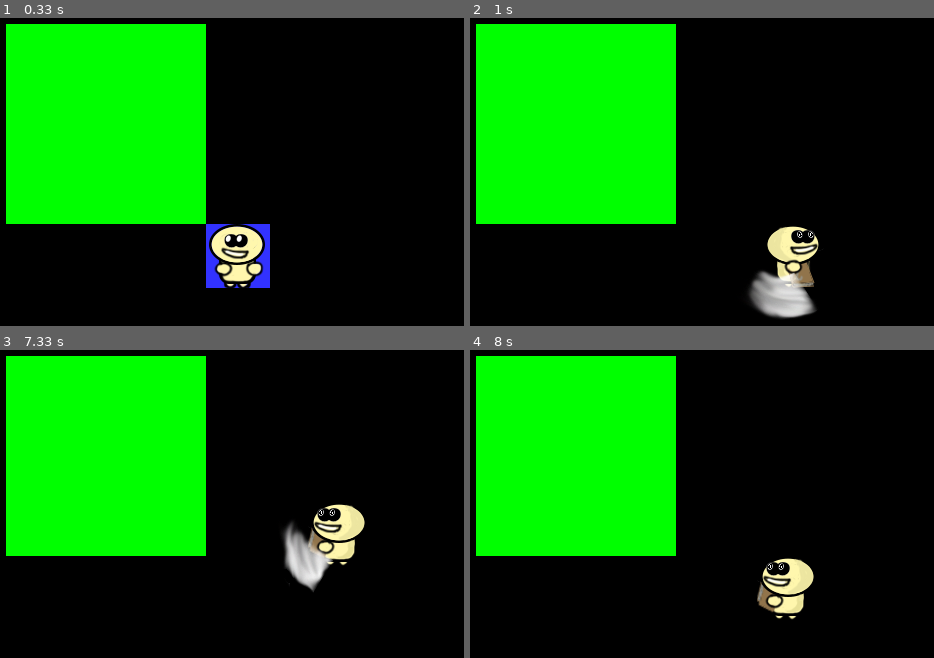
Above: before the commit, frames 1-4 (two rows, left to right).
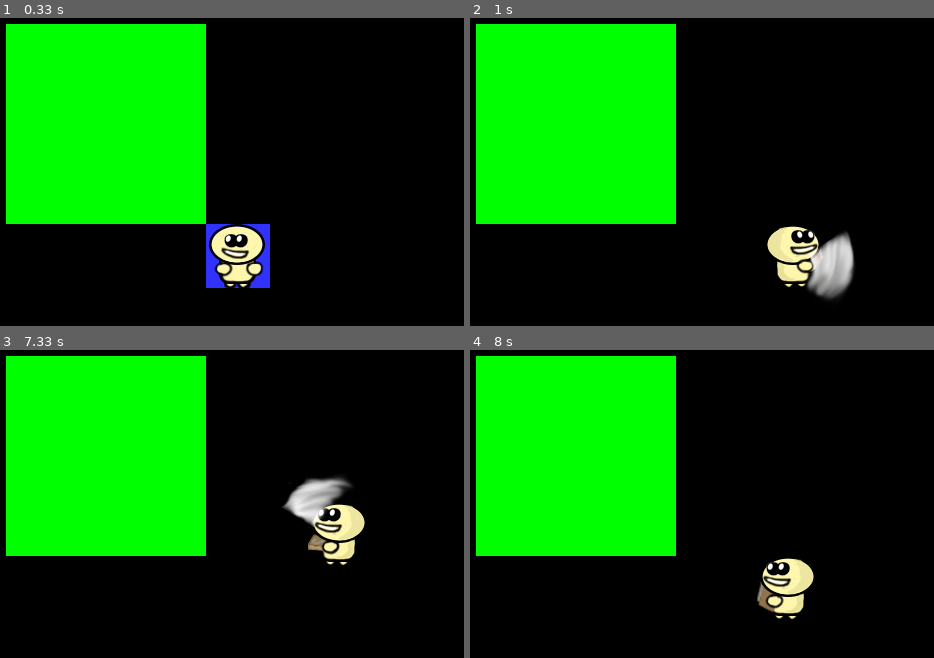
Above: after the commit, the same moments.

Repository: taurheim/Eng-Life
Game: pygame game, started from joe-niko-2013/main.py
Same seed, same stepped clock (60 frames per second), same inputs: the game is played once before the commit and once after it. The source is Python 2; it was converted automatically to run under Python 3.
Inputs (mouse positions are in pixels of both pictures, inside the frame that each line leads up to):
- Up to frame 1 (0.33 s): no input
- Up to frame 2 (1 s): hold Right 0.33-0.8 s; press the mouse at (586, 230) at 0.87 s; move the mouse to (720, 292) at 0.97 s
- Up to frame 3 (7.33 s): release the mouse at (outside the picture) at 1.1 s; hold Up 1.17-1.47 s; hold Right 1.5-1.97 s; hold Left 2-2.53 s; hold Down 2.57-2.87 s; hold Left 2.9-3.3 s; hold Up 3.33-3.7 s; hold Right 3.73-4.37 s; hold Down 4.4-4.77 s; hold Left 4.8-5.27 s; hold Right 5.3-5.77 s; hold Up 5.8-6.1 s; hold Right 6.13-6.6 s; hold Left 6.63-7.17 s; press the mouse at (116, 562) at 7.23 s
- Up to frame 4 (8 s): move the mouse to (562, 500) at 7.33 s; release the mouse at (544, 439) at 7.47 s; hold Down 7.53-7.83 s; hold Left from 7.87 s (still down)

Frame 1 is identical in both runs. In frame 2, 3.6% of the frame differs, in the area x 59-83%, y 69-98%; in frame 3, 2.9%; in frame 4, less than 0.1%.

Commit message:
Holy Fucking Shit updated code v2

Diff:
--- a/joe-niko-2013/main.py
+++ b/joe-niko-2013/main.py
@@ -1,63 +1,58 @@
 '''
 @author Joe Crozier & Niko Savas
 '''
-import pygame
-import player,projectile,physics,gfx
-
-pygame.init()
-#import shit
+#Import PyGame & initialize it
+import pygame,player,projectile,physics,gfx
+tick_timer = pygame.time.Clock() #This timer will cap fps and tick once every ~16ms (60fps)
 
 #GAME SETTINGS
-WINDOW_WIDTH = 800
-WINDOW_HEIGHT = 600
-pressed_down = False
-pressed_up = False
-pressed_left = False
-pressed_right = False
+class GAME_SETTINGS:
+    WINDOW_HEIGHT = 600
+    WINDOW_WIDTH = 800
+    GAME_SPEED = 60 # FPS
+
+class Main: ## __init__, game_loop
 
 
-tick_timer = pygame.time.Clock() #This timer will cap fps and tick once every ~16ms (60fps)
-
-# Init function:
-
-class Main:
+    # Initialize Game
     def __init__(self):
         pygame.init() #Initialize PyGame
 
+        self.screen = pygame.display.set_mode((GAME_SETTINGS.WINDOW_WIDTH,GAME_SETTINGS.WINDOW_HEIGHT)) #Initialize Screen
 
-
-        self.screen = pygame.display.set_mode((WINDOW_WIDTH,WINDOW_HEIGHT))
-
-        self.background = pygame.Surface(self.screen.get_size())
+        self.background = pygame.Surface(self.screen.get_size()) #Set Background
         self.background = self.background.convert()
         self.background.fill((0,0,0))
 
         self.Physics = physics.Physics(self.background) #Initialize physics engine
 
+
+        #### TEST CODE ####
         self.obstacle = pygame.Surface((200,200)) #Random green obstacle for testing
         self.obstacle = self.obstacle.convert()
         self.obstacle.fill((0, 255, 0))
         self.screen.blit(self.background, (0,0))
         self.background.blit(self.obstacle, (100,100))
-
         self.Physics.addBody(pygame.Rect(100,100,200,150))
+        ####/TEST CODE ####
 
 
+        self.guy = player.Player(300,300) #Create Player object
 
+        #Sprite Lists
+        self.all_sprites = pygame.sprite.RenderPlain(self.guy) #Every Sprite goes here
+        self.projectiles = pygame.sprite.Group() #Projectiles
+        self.solids = pygame.sprite.Group() #Solids
 
-        self.guy = player.Player(300,300)
-        self.sprites = pygame.sprite.RenderPlain(self.guy)
+        #inputs
         self.pressed_down = False
         self.pressed_up = False
         self.pressed_left = False
         self.pressed_right = False
-        self.pressed_mouse1 = False
+        self.pressed_leftmouse = False
 
 
     # Main loop:
-    ## Check if the game is still running, otherwise close game
-    ## Tick clock
-    ## Check for user inputs
     def game_loop(self):
         self.running = True #If running is true, the game will play
         self.framecount = 0 #how many frames have elapsed (resets every second)
@@ -68,7 +63,7 @@
             tick_timer.tick(60) #tick
             self.framecount+=1 #Count frames
             self.screen.blit(self.background, (0, 0)) #Draw background
-            self.sprites.draw(self.screen)            #Draw sprites
+            self.all_sprites.draw(self.screen)            #Draw sprites
             pygame.display.flip()                     #Make it happen
 
             #Check for inputs
@@ -77,109 +72,92 @@
                     self.running = False #Quit Game
                     pygame.quit()
                     return False
-                elif event.type == pygame.KEYDOWN:          # check for key presses
+                elif event.type == pygame.KEYDOWN:  # check for key presses
                     if event.key == pygame.K_LEFT:        # left arrow turns left
                         self.pressed_left = True
                     elif event.key == pygame.K_RIGHT:     # right arrow turns right
                         self.pressed_right = True
                     elif event.key == pygame.K_UP:        # up arrow goes up
                         self.pressed_up = True
-                    elif event.key == pygame.K_DOWN:     # down arrow goes down
+                    elif event.key == pygame.K_DOWN:      # down arrow goes down
                         self.pressed_down = True
 
-                elif event.type == pygame.KEYUP:            # check for key releases
+                elif event.type == pygame.KEYUP:    # check for key releases
                     if event.key == pygame.K_LEFT:        # left arrow turns left
                         self.pressed_left = False
                     elif event.key == pygame.K_RIGHT:     # right arrow turns right
                         self.pressed_right = False
                     elif event.key == pygame.K_UP:        # up arrow goes up
                         self.pressed_up = False
-                    elif event.key == pygame.K_DOWN:     # down arrow goes down
+                    elif event.key == pygame.K_DOWN:      # down arrow goes down
                         self.pressed_down = False
 
-                elif event.type == pygame.MOUSEBUTTONDOWN:
-                    try: #If a swish animation is already running, kill it (so we dont have a bajillion swishes running at once)
-                        self.swish.kill()
-                    except:
-                        pass
+                elif event.type == pygame.MOUSEBUTTONDOWN and event.button==1: #Click
+                    self.pressed_leftmouse = True
+                elif event.type == pygame.MOUSEBUTTONUP:
+                    self.pressed_leftmouse = False
 
-                    self.pressed_mouse1 = True
+            ###########################################
+            ### DIRECTIONS                          ###
+            ### 1: down        _       _            ###
+            ### 2: left       |   / \   |           ###
+            ### 3: right        7  4  8             ###
+            ### 4: up        <  2     3  >          ###
+            ### 5: downleft     5  1  6             ###
+            ### 6: downright  |_  \ /  _|           ###
+            ### 7: upleft                           ###
+            ### 8: upright                          ###
+            ###########################################
 
-                    self.swish = player.Swish(self.guy.rect.topleft[0]-32,self.guy.rect.topleft[1]-32)
-                    self.sprites.add(pygame.sprite.RenderPlain(self.swish))
+            #Change player's direction based on input
+            self.guy.moving = True #Assume guy is going to be moving
+            if self.pressed_down and not self.pressed_up:
+                if self.pressed_left: self.guy.setDir('downleft')
+                elif self.pressed_right: self.guy.setDir('downright')
+                else: self.guy.setDir('down')
+            elif self.pressed_up and not self.pressed_down:
+                if self.pressed_left: self.guy.setDir('upleft')
+                elif self.pressed_right: self.guy.setDir('upright')
+                else: self.guy.setDir('up')
+            elif self.pressed_left:
+                self.guy.setDir('left')
+            elif self.pressed_right:
+                self.guy.setDir('right')
+            else:
+                self.guy.moving = False #Guy is not moving
 
 
-                elif event.type == pygame.MOUSEBUTTONUP:
-                    self.pressed_mouse1 = False
+            #Make player attack(), make a swish animation
+            if self.pressed_leftmouse and not self.guy.attacking:
+                self.guy.attack()
+                self.swish = player.Swish(self.guy.rect.topleft[0]-32,self.guy.rect.topleft[1]-32)
+                self.all_sprites.add(pygame.sprite.RenderPlain(self.swish))
 
-
-            #Animate based on current facing direction
-            #Projectile Code
-            #new_projectile = projectile.Projectile(self.guy.rect.center,pygame.mouse.get_pos(),1)
-            #self.sprites.add(pygame.sprite.RenderPlain(new_projectile))
-
-
-            #Now, make the guy move based on the values of pressed_*
-            if(self.pressed_mouse1):
-                if(self.guy.dir == 'down'): self.guy.currentAnimationType=1
-                if(self.guy.dir == 'left'): self.guy.currentAnimationType=2
-                if(self.guy.dir == 'right'): self.guy.currentAnimationType=3
-                if(self.guy.dir == 'up'): self.guy.currentAnimationType=4
-                if(self.guy.dir == 'downleft'): self.guy.currentAnimationType=5
-                if(self.guy.dir == 'downright'): self.guy.currentAnimationType=6
-                if(self.guy.dir == 'upleft'): self.guy.currentAnimationType=7
-                if(self.guy.dir == 'upright'): self.guy.currentAnimationType=8
-
-            if self.pressed_down and not(self.pressed_up):
-                if self.pressed_left and self.Physics.bodyCanMoveToLocation(self.guy, -3, 3):
-                    self.guy.didMove(-3,3)
-                    self.guy.changeSprite('downleft')
-                elif self.pressed_right and self.Physics.bodyCanMoveToLocation(self.guy, 3, 3):
-                    self.guy.didMove(3,3)
-                    self.guy.changeSprite('downright')
-                elif self.Physics.bodyCanMoveToLocation(self.guy, 0, 3):
-                    self.guy.didMove(0,3)
-                    self.guy.changeSprite('down')
-            elif self.pressed_up and not(self.pressed_down):
-                if self.pressed_left and self.Physics.bodyCanMoveToLocation(self.guy, -3, -3):
-                    self.guy.didMove(-3,-3)
-                    self.guy.changeSprite('upleft')
-                elif self.pressed_right and self.Physics.bodyCanMoveToLocation(self.guy, 3, -3):
-                    self.guy.didMove(3,-3)
-                    self.guy.changeSprite('upright')
-                elif self.Physics.bodyCanMoveToLocation(self.guy, 0, -3):
-                    self.guy.didMove(0,-3)
-                    self.guy.changeSprite('up')
-            elif self.pressed_left and self.Physics.bodyCanMoveToLocation(self.guy, -3, 0):
-                self.guy.didMove(-3,0)
-                self.guy.changeSprite('left')
-            elif self.pressed_right and self.Physics.bodyCanMoveToLocation(self.guy, 3, 0):
-                self.guy.didMove(3,0)
-                self.guy.changeSprite('right')
-
+            #If a swish exists, make sure it's direction matches the players direction
             try:
                 self.swish.dir = self.guy.dir
                 self.swish.rect.topleft = (self.guy.rect.topleft[0] -32,self.guy.rect.topleft[1] -32)
             except AttributeError as e:
                 pass
 
-            #if self.pressed_down and self.Physics.bodyCanMoveToLocation(self.guy, 0, 3):
-            #    self.guy.didMove(0,3)
-            #if self.pressed_up and self.Physics.bodyCanMoveToLocation(self.guy, 0, -3):
-            #    self.guy.didMove(0,-3)
-            #if self.pressed_left and self.Physics.bodyCanMoveToLocation(self.guy, -3, 0):
-            #    self.guy.didMove(-3,0)
-            #if self.pressed_right and self.Physics.bodyCanMoveToLocation(self.guy, 3, 0):
-            #    self.guy.didMove(3,0)
+            #Update movement of all sprites in the game
+            self.all_sprites.update()
 
-            #Update movement of all sprites in the game
-            self.sprites.update()
+            #Check for physics collisions with player
+            if self.guy.moving and self.Physics.bodyCanMoveToLocation(self.guy, self.guy.dx, self.guy.dy):
+                self.guy.didMove(self.guy.dx,self.guy.dy)
+                self.guy.dx,self.guy.dy = 0,0
+            elif self.guy.moving and self.Physics.bodyCanMoveToLocation(self.guy, 0, self.guy.dy):
+                self.guy.didMove(0,self.guy.dy)
+                self.guy.dx,self.guy.dy = 0,0
+            elif self.guy.moving and self.Physics.bodyCanMoveToLocation(self.guy,self.guy.dx,0):
+                self.guy.didMove(self.guy.dx,0)
+                self.guy.dx,self.guy.dy = 0,0
 
-            #self.guy.image,self.guy.rect = gfx.load_image('character2.png',-1)
+            #If something needs to be done every second, put it here
             if(self.framecount==60):
                 self.framecount=0
                 self.total_frames += 1
-               # print self.total_frames,"--",pygame.time.get_ticks()
 
 #Run the game loop
 MainObject = Main()
--- a/joe-niko-2013/player.py
+++ b/joe-niko-2013/player.py
@@ -1,7 +1,7 @@
 '''
 @author Joe Crozier & Niko Savas
 '''
-import os, pygame, gfx
+import os, pygame, gfx, physics
 
 class Swish(pygame.sprite.Sprite):
     def __init__(self, X, Y):
@@ -18,135 +18,101 @@
         self.image.convert()
     def update(self):
 
-        if(self.dir == 'down'):
-            self.currentAnimationType=1
-        if(self.dir == 'left'):
-            self.currentAnimationType=2
-        if(self.dir == 'right'):
-            self.currentAnimationType=3
-        if(self.dir == 'up'):
-            self.currentAnimationType=4
+        #Positioning required to make the swish look realistic
         if(self.dir == 'downleft'):
-            self.currentAnimationType=5
             self.rect.topleft = (self.rect.topleft[0]-16,self.rect.topleft[1]-16)
-        if(self.dir == 'downright'):
-            self.currentAnimationType=6
+        elif(self.dir == 'downright'):
             self.rect.topleft = (self.rect.topleft[0]-24,self.rect.topleft[1]-24)
-        if(self.dir == 'upleft'):
-            self.currentAnimationType=7
+        elif(self.dir == 'upleft'):
             self.rect.topleft = (self.rect.topleft[0]-16,self.rect.topleft[1]-16)
-        if(self.dir == 'upright'):
-            self.currentAnimationType=8
+        elif(self.dir == 'upright'):
             self.rect.topleft = (self.rect.topleft[0]-24,self.rect.topleft[1]-16)
 
-        self.currentAnimationFrame += 1
-        gfx.animate(self,self.currentAnimationType)
-        if(self.currentAnimationFrame == 12):
+        self.currentAnimationFrame += 1 #Animate the *next* frame
+        gfx.animate(self,self.dir)
+
+        if(self.currentAnimationFrame == 12): #After 12 frames, kill the animation
             self.kill()
         return
 
 class Player(pygame.sprite.Sprite):
     def __init__(self, X, Y):
 
+        self.attacking = False
         self.currentAnimationFrame = 0
         self.currentAnimationType = 0
+        self.moving = False
 
         self.dir = 'down'
+        self.dx = 0
+        self.dy = 0
 
         pygame.sprite.Sprite.__init__(self)
         self.image, self.rect = gfx.load_image('character3.png', -1)
-
-        #playerSurface = pygame.image.load('character2.png').convert()
-        self.Xpos = X
-        self.Ypos = Y
         self.rect = pygame.Rect(X,Y,64,64)
         return
     def didMove(self, x, y): #Amount that Player moved
+        self.rect.move_ip(x, y) #Moves the rect in place
+    def setDir(self,direction):
+        # 1. Set player's direction
+        # 2. Change player's image to match direction
+        self.dir = direction
 
-        self.rect.move_ip(x, y) #Moves the rect in place
-    def changeSprite(self, direction):
-        if direction == 'left':
-            fullname = os.path.join('sprites', 'player-melee-left/frame1.png')
-            self.image = pygame.image.load(fullname)
-            self.image.convert()
-            self.image.set_colorkey(self.image.get_at((1,1)))
-        if direction == 'right':
-            fullname = os.path.join('sprites', 'player-melee-left/frame8.png')
-            self.image = pygame.image.load(fullname)
-            self.image.convert()
-            self.image = pygame.transform.flip(self.image,True,False)
-            self.image.set_colorkey(self.image.get_at((1,1)))
-        if direction == 'up':
-            fullname = os.path.join('sprites', 'player-melee-up/frame1.png')
-            self.image = pygame.image.load(fullname)
-            self.image.convert()
-            self.image.set_colorkey(self.image.get_at((1,1)))
-        if direction == 'down':
-            fullname = os.path.join('sprites', 'player-melee-down/frame1.png')
-            self.image = pygame.image.load(fullname)
-            self.image.convert()
-            self.image.set_colorkey(self.image.get_at((1,1)))
-        if direction == 'downleft':
-            fullname = os.path.join('sprites', 'player-melee-downleft/frame1.png')
-            self.image = pygame.image.load(fullname)
-            self.image.convert()
-            self.image.set_colorkey(self.image.get_at((1,1)))
-        if direction == 'downright':
-            fullname = os.path.join('sprites', 'player-melee-downleft/frame8.png')
-            self.image = pygame.image.load(fullname)
-            self.image.convert()
-            self.image = pygame.transform.flip(self.image,True,False)
-            self.image.set_colorkey(self.image.get_at((1,1)))
-        if direction == 'upleft':
-            fullname = os.path.join('sprites', 'player-melee-upleft/frame1.png')
-            self.image = pygame.image.load(fullname)
-            self.image.convert()
-            self.image.set_colorkey(self.image.get_at((1,1)))
-        if direction == 'upright':
-            fullname = os.path.join('sprites', 'player-melee-upleft/frame8.png')
-            self.image = pygame.image.load(fullname)
-            self.image.convert()
-            self.image = pygame.transform.flip(self.image,True,False)
-            self.image.set_colorkey(self.image.get_at((1,1)))
+        if self.currentAnimationType==0:
+            if direction == 'down':
+                self.image,null = gfx.load_image('player-melee-down/frame1.png',-1)
+            if direction == 'left':
+                self.image,null = gfx.load_image('player-melee-left/frame1.png',-1)
+            if direction == 'right':
+                self.image,null = gfx.load_image('player-melee-left/frame8.png',-1)
+                self.image = pygame.transform.flip(self.image,True,False)
+            if direction == 'up':
+                self.image,null = gfx.load_image('player-melee-up/frame1.png',-1)
+            if direction == 'downleft':
+                self.image,null = gfx.load_image('player-melee-downleft/frame1.png',-1)
+            if direction == 'downright':
+                self.image,null = gfx.load_image('player-melee-downleft/frame8.png',-1)
+                self.image = pygame.transform.flip(self.image,True,False)
+            if direction == 'upleft':
+                self.image,null = gfx.load_image('player-melee-upleft/frame1.png',-1)
+            if direction == 'upright':
+                self.image,null = gfx.load_image('player-melee-upleft/frame8.png',-1)
+                self.image = pygame.transform.flip(self.image,True,False)
+            if direction == 'static':
+                pass
 
-        self.dir = direction
     def update(self):
+        # 1. Based on input, attempt to move
+        # 2. If an animation should be running, run it
+        if self.dir == 'down':
+            self.dx,self.dy = 0,3
+        elif self.dir == 'left':
+            self.dx,self.dy = -3,0
+        elif self.dir == 'right':
+            self.dx,self.dy = 3,0
+        elif self.dir == 'up':
+            self.dx,self.dy = 0,-3
+        elif self.dir == 'downleft':
+            self.dx,self.dy = -3,3
+        elif self.dir == 'downright':
+            self.dx,self.dy = 3,3
+        elif self.dir == 'upleft':
+            self.dx,self.dy = -3,-3
+        elif self.dir == 'upright':
+            self.dx,self.dy = 3,-3
+
         if self.currentAnimationType != 0 :
             self.currentAnimationFrame += 1
             gfx.animate(self,self.currentAnimationType)
         if self.currentAnimationFrame == 8:
+            self.attacking = False
             self.currentAnimationFrame=1
             gfx.animate(self,self.currentAnimationType)
             self.currentAnimationType=0
             self.currentAnimationFrame=0
 
-##    def canMove(self):
-##        bottomLeftX = self.rect.bottomleft[0]
-##        bottomLeftY = self.rect.bottomleft[1]
-##        bottomRightX = self.rect.bottomright[0]
-##        bottomRightY = self.rect.bottomright[1]
-##
-##        topLeftX = self.rect.bottomleft[0]
-##        topLeftY = self.rect.topright[1]
-##        topRightX = self.rect.topright[0]
-##        topRightY = self.rect.topright[1]
-##
-##        xCorners = [bottomLeftX, bottomRightX, topLeftX, topRightX]
-##        yCorners = [bottomLeftY, bottomRightY, topLeftY, topRightY]
-##
-##
-##
-##
-##        if 0 < self.rect.bottom < 600 and 0 < self.rect.top < 600 and 0 < self.rect.left < 800 and 0 < self.rect.left < 800:
-##            return True
-##        if self.rect.bottom == 600 or self.rect.bottom == 601 or self.rect.bottom == 602:
-##            self.rect.bottom = 599
-##            print self.rect.bottom
-##            return False
-##        if self.rect.bottom == 600 or self.rect.bottom == 601 or self.rect.bottom == 602:
-##            self.rect.bottom = 599
-##            print self.rect.bottom
-##            return False
-##
-##        else:
-##            return False
+    #Make the Player Attack
+    def attack(self):
+        self.currentAnimationType = self.dir
+        self.currentAnimationFrame = 0
+        self.attacking = True
Not shown, changed: joe-niko-2013/gfx.pyc
Not shown, changed: joe-niko-2013/physics.pyc
Not shown, changed: joe-niko-2013/player.pyc
Not shown, changed: joe-niko-2013/projectile.pyc
